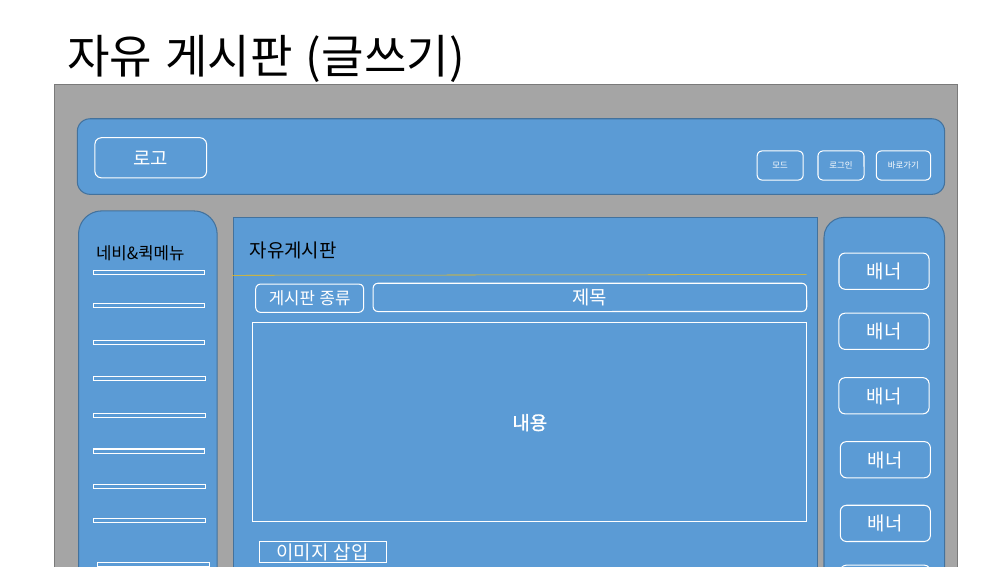
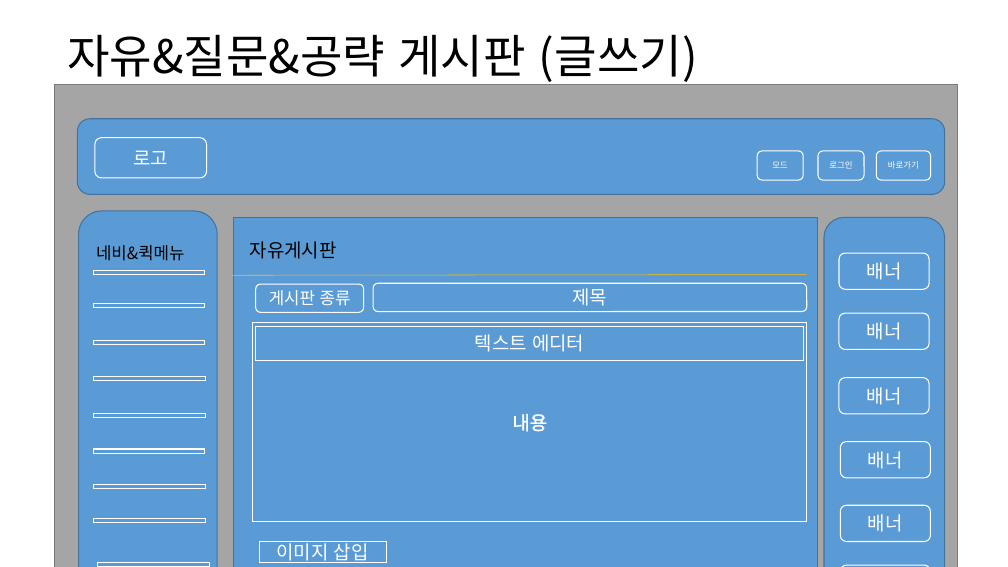
Before and after one commit to kgyeol9/Pentagon, a slide deck: slide 8 of Vampi.pptx. Drawn at 1008x567 pixels with LibreOffice and Linux fonts; fonts in the diff are those of the drawing. Boxes give left, top, right and bottom in pixels: in the first picture for what was removed or moved away, otherwise in the second. Text is boxed around its words. In the diff, an @@ line names an element or a change of style, - is before the commit and + after.

```diff
--- a/Vampi.pptx
+++ b/Vampi.pptx
@@ title at (67,34,698,82): text changed @@
-자유 게시판 (글쓰기)
+자유&질문&공략 게시판 (글쓰기)
@@ rectangle added at (256,327,803,361), fill #5B9BD5, outline #FFFFFF 1 pt, 18 pt, text #FFFFFF @@
+텍스트 에디터
```
Also in this commit, not shown: 1 other slide changed, 9 slides added.
